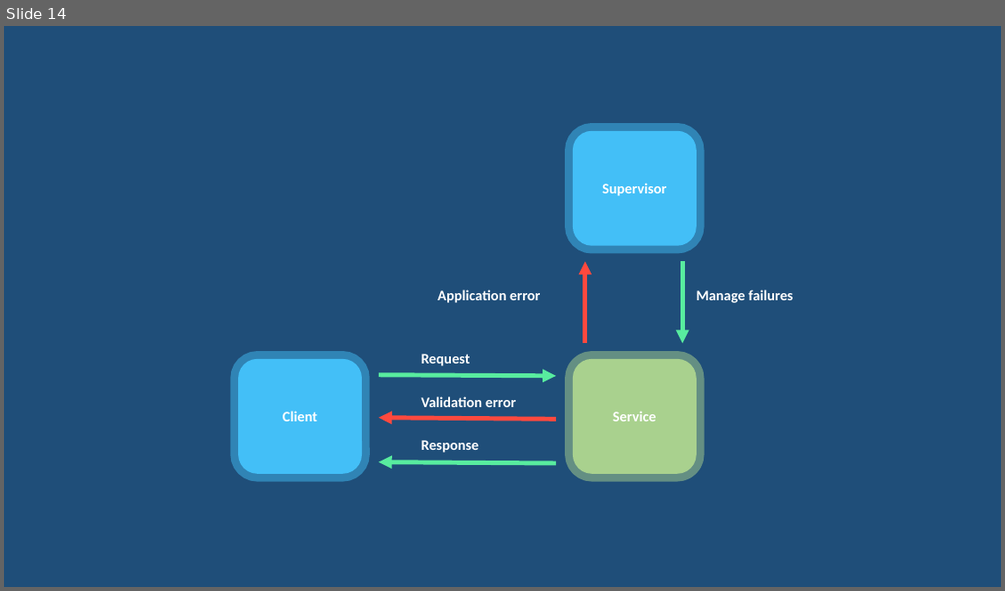
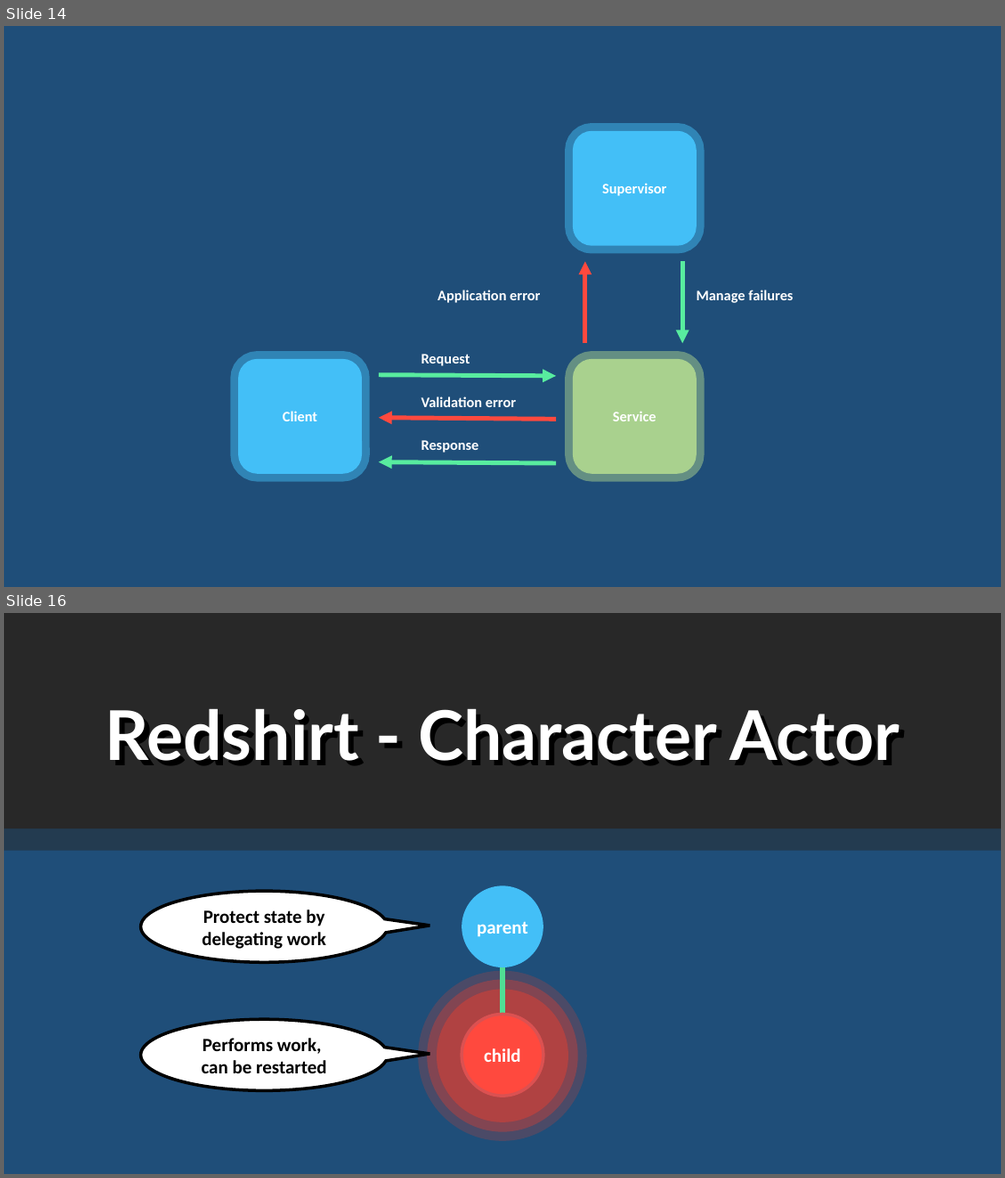
Before and after one commit to rogeralsing/Presentations, a slide deck: FailingGracefully/QConSP/protoactor.pptx. Shown one above the other, each under a label of ours: slide 14 before the commit, slides 14 and 16 after it; the slides between them are not shown. The pictures are 1005x591 and 1005x1178 pixels, drawn with LibreOffice and Linux fonts; fonts in the diff are those of the drawing. Boxes give left, top, right and bottom in pixels: in the first picture for what was removed or moved away, otherwise in the second. Text is boxed around its words. In the diff, an @@ line names an element or a change of style, - is before the commit and + after.

```diff
--- a/FailingGracefully/QConSP/protoactor.pptx
+++ b/FailingGracefully/QConSP/protoactor.pptx
@@ slide 16 added at (x1=4, y1=613, x2=1001, y2=1174), background #1F4E79 @@
@@ rounded rectangle added at (x1=4, y1=613, x2=1001, y2=828), fill #282828 @@
@@ text added at (x1=105, y1=708, x2=900, y2=761), 66 pt, text #FFFFFF, bold @@
+Redshirt - Character Actor
@@ rounded rectangle added at (x1=4, y1=828, x2=1001, y2=850), fill #233B50 @@
@@ speech bubble added at (x1=141, y1=892, x2=388, y2=962), fill #FFFFFF, outline #000000 3 pt, 18 pt, text #000000, bold @@
+Protect state by delegating work
@@ group added at (x1=437, y1=886, x2=568, y2=1122): 4 ellipses, 1 line @@
+child
+parent
@@ speech bubble added at (x1=141, y1=1019, x2=388, y2=1090), fill #FFFFFF, outline #000000 3 pt, 18 pt, text #000000, bold @@
+Performs work,
+can be restarted
```
Also in this commit, not shown: 6 slides changed, 3 other slides added, 1 slide removed.
